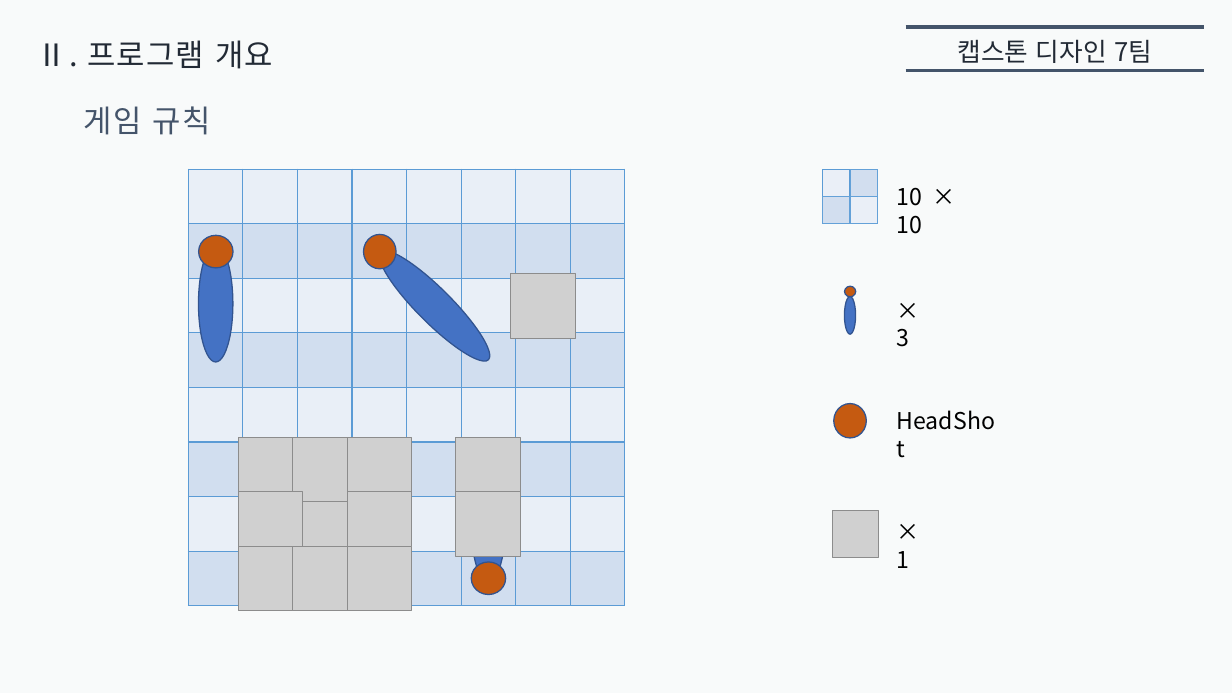
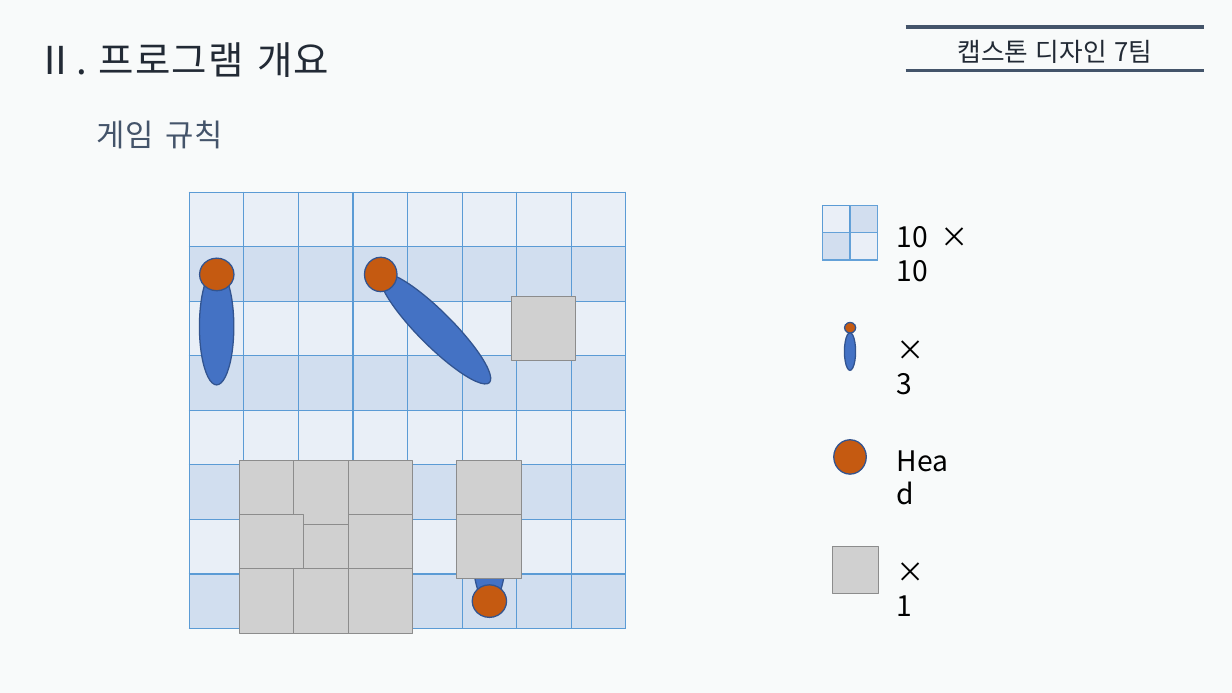
Before and after one commit to inwoo2ya/wormgame, a slide deck: slide 5 of 중간발표.pptx. Drawn at 1232x693 pixels with LibreOffice and Linux fonts; fonts in the diff are those of the drawing; grey boxes stand for pictures. Boxes give left, top, right and bottom in pixels: in the first picture for what was removed or moved away, otherwise in the second. Text is boxed around its words. In the diff, an @@ line names an element or a change of style, - is before the commit and + after.

```diff
--- a/중간발표.pptx
+++ b/중간발표.pptx
@@ text "Ⅱ. 프로그램 개요" at bbox=[37, 42, 329, 77]: size 24 to 30 pt @@
@@ text "게임 규칙": place and size @@
-text "게임 규칙" at bbox=[84, 106, 211, 135]
+text "게임 규칙" at bbox=[96, 120, 223, 149]
@@ size 18 to 22 pt in 3 elements at bbox=[897, 373, 913, 395], bbox=[897, 595, 913, 616], bbox=[897, 226, 928, 282] @@
@@ text "10 × 10": place and size @@
-text "10 × 10" at bbox=[897, 187, 923, 234]
+text "10 × 10" at bbox=[897, 226, 928, 282]
@@ 4 ellipses: place and size @@
-4 ellipses at bbox=[199, 235, 506, 582]
+4 ellipses at bbox=[200, 257, 506, 604]
@@ 12 pictures, 2 ellipses, 1 table: place and size @@
-12 pictures, 2 ellipses, 1 table at bbox=[189, 169, 625, 611]
+12 pictures, 2 ellipses, 1 table at bbox=[189, 192, 626, 634]
@@ text "× 3": place and size @@
-text "× 3" at bbox=[897, 328, 910, 347]
+text "× 3" at bbox=[897, 373, 913, 395]
@@ 4 rectangles, 3 ellipses, 1 picture: place and size @@
-4 rectangles, 3 ellipses, 1 picture at bbox=[823, 169, 879, 557]
+4 rectangles, 3 ellipses, 1 picture at bbox=[823, 205, 879, 593]
@@ text at bbox=[888, 438, 972, 482]: text changed; size 18 to 22 pt @@
-HeadShot
+Head
@@ text "× 1": place and size @@
-text "× 1" at bbox=[897, 551, 910, 568]
+text "× 1" at bbox=[897, 595, 913, 616]
```
Also in this commit, not shown: 18 other slides changed.
